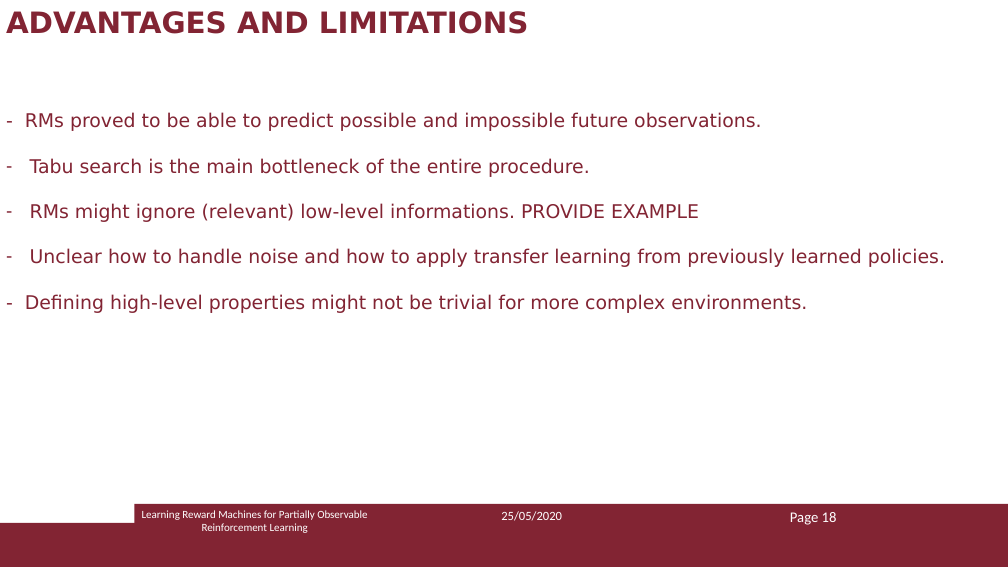
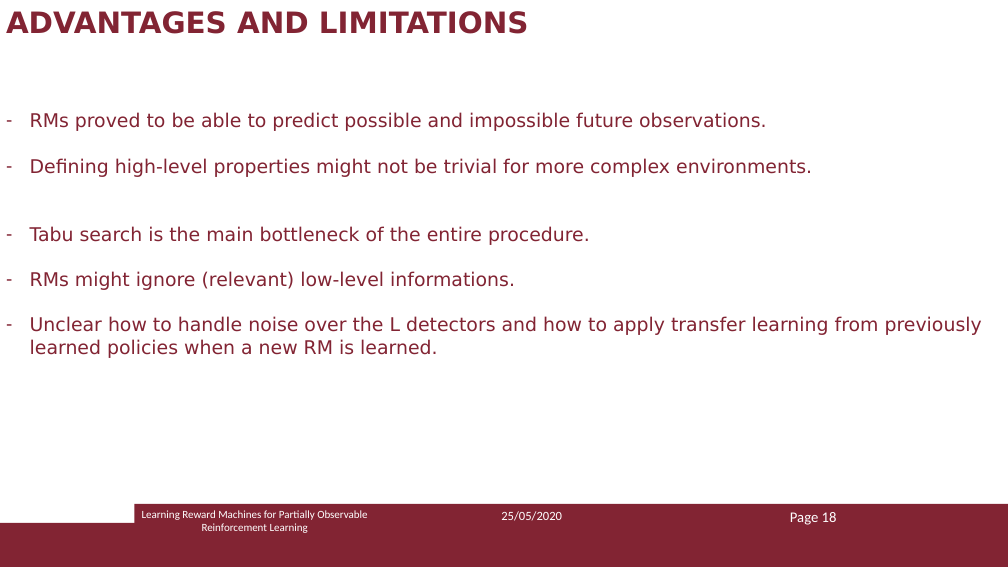
Before and after one commit to Marvet94/reasoning_agents_project_2020, a slide deck: slide 20 of ra_presentazione.pptx. Drawn at 1008x567 pixels with LibreOffice and Linux fonts; fonts in the diff are those of the drawing. Boxes give left, top, right and bottom in pixels: in the first picture for what was removed or moved away, otherwise in the second. Text is boxed around its words. In the diff, an @@ line names an element or a change of style, - is before the commit and + after.

Commit message:
slide update

```diff
--- a/ra_presentazione.pptx
+++ b/ra_presentazione.pptx
@@ text at (x1=30, y1=112, x2=812, y2=177): text changed @@
-- RMs proved to be able to predict possible and impossible future observations.
+– RMs proved to be able to predict possible and impossible future observations.
+– Defining high-level properties might not be trivial for more complex environments.
@@ text at (x1=30, y1=271, x2=982, y2=358): text changed @@
-– RMs might ignore (relevant) low-level informations. PROVIDE EXAMPLE
-– Unclear how to handle noise and how to apply transfer learning from previously learned policies.
-- Defining high-level properties might not be trivial for more complex environments.
+– RMs might ignore (relevant) low-level informations.
+– Unclear how to handle noise over the L detectors and how to apply transfer learning from previously learned policies when a new RM is learned.
```
Also in this commit, not shown: 3 other slides changed, 3 slides added, 2 slides removed.
